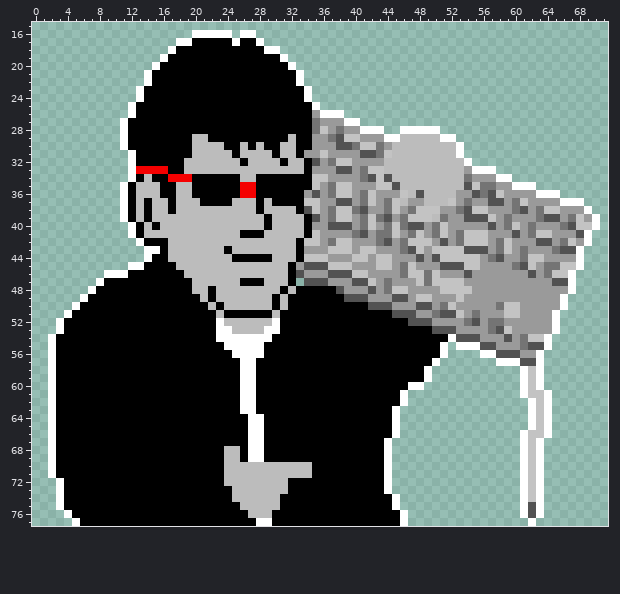
Sprite sheet: img/thetyper.png. This is how it looked before the edit.
The file is 81x78 pixels. Shown: x 0..71, y 15..77.
After:
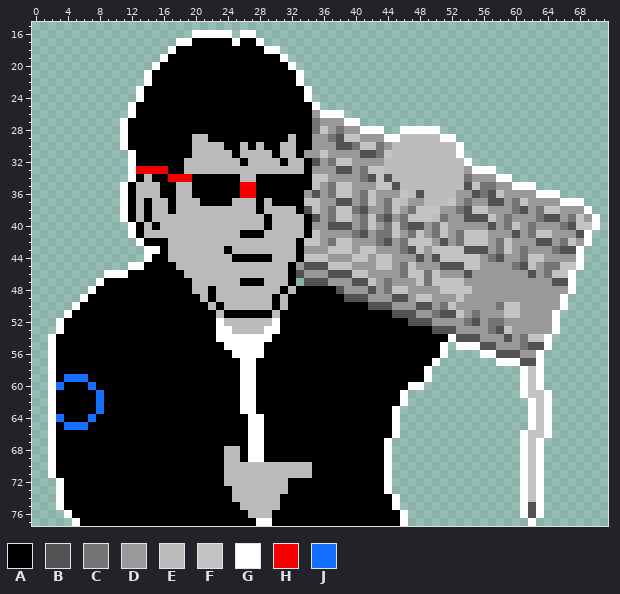
Palette (. is transparent): A #000000  B #525252  C #747474  D #9a9a9a  E #bcbcbc  F #c3c3c3  G #ffffff  H #f50000  J #146eff
Diff:
Colour A gives way to colour J in row 59 at x 4 to 6; in row 60 at x 3 and 7; in rows 61 to 63 at x 8; in row 64 at x 3 and 7; in row 65 at x 4 to 6.
Pixel boxes of the changes (left, top, right, bottom) in both pictures:
changed: (56, 374, 104, 430)
